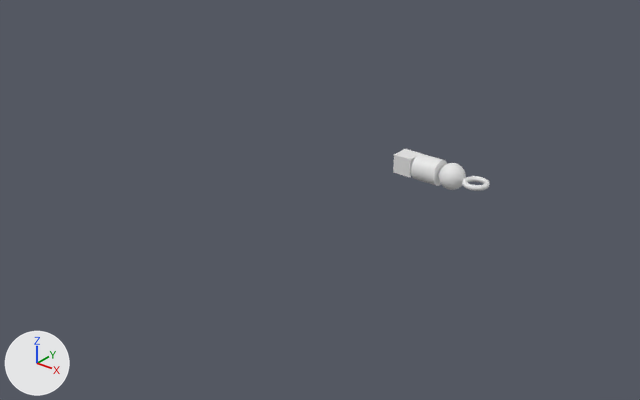
Two versions of the Blender file scenes/toxic-prefabs.blend, one commit apart.
The view is the same before and after, from a 50 mm lens placed at (27.0, -16.6, 13.6), pointed at (8.2, 6.9, -0.9). Every picture has the same lights, and +X, +Y and +Z are marked at lower left.

Objects in the first picture: 'Barrel', 'FixedRock', 'Player', 'PushableBall'.
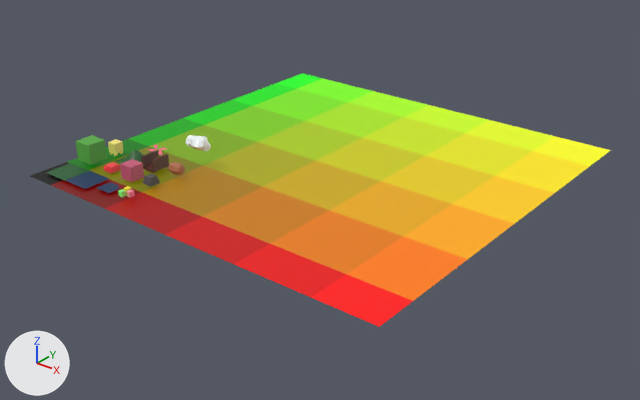
Location of each change, (x1, y1, x2, y2) in pixels of the pictures (640 x 400 px):
'Plane', added
    after: (30, 73, 611, 327)
'Barrel', reshaped, moved (51% narrower, 58% shorter)
    before: (411, 154, 447, 186)
    after: (168, 162, 185, 175)
'Player', reshaped, moved (14% narrower, 17% shorter)
    before: (393, 149, 421, 177)
    after: (120, 159, 144, 182)
'Tree', added
    after: (76, 135, 107, 165)
'PushableBall', deleted
    before: (439, 163, 466, 190)
'Bridge', added
    after: (141, 151, 169, 173)
'River_Straight', added
    after: (65, 171, 109, 189)
'Grass', added
    after: (46, 163, 90, 181)
'Cloud', added
    after: (186, 135, 211, 151)
'FixedRock', deleted
    before: (462, 176, 490, 191)
'Animal', added
    after: (108, 139, 123, 156)
'Hill', added
    after: (115, 150, 144, 163)
'Rock', added
    after: (143, 174, 160, 186)
'River_Bent', added
    after: (97, 182, 120, 193)
'Button', added
    after: (103, 162, 121, 174)
'Protesters', added
    after: (118, 186, 135, 198)
'Disposal', added
    after: (149, 144, 167, 155)
part 2 of me_cylinder, added
    after: (168, 162, 185, 175)
part 3 of me_cylinder, deleted
    before: (411, 154, 447, 186)

The change, as a diff of the scene's bpy script:
```diff
--- a/scenes/toxic-prefabs.blend.py
+++ b/scenes/toxic-prefabs.blend.py
@@ mat_vertex_color @@
+mat_vertex_color = bpy.data.materials.new('vertex_color')
+mat_vertex_color.use_nodes = True; mat_vertex_color.node_tree.nodes.clear()
+_N = mat_vertex_color.node_tree.nodes; _L = mat_vertex_color.node_tree.links
+n0 = _N.new('ShaderNodeOutputMaterial'); n0.name = 'Material Output'
+n1 = _N.new('ShaderNodeBsdfPrincipled'); n1.name = 'Principled BSDF'
+n1.distribution = 'GGX'
+n1.subsurface_method = 'BURLEY'
+n2 = _N.new('ShaderNodeVertexColor'); n2.name = 'Vertex Color'
+_L.new(n1.outputs[0], n0.inputs[0])  # 'BSDF' to 'Surface'
+_L.new(n2.outputs[0], n1.inputs[0])  # 'Color' to 'Base Color'
@@ mat_material_001 @@
+mat_material_001 = bpy.data.materials.new('Material.001')
+# nodes: BsdfPrincipled, CombineColor, Math, NewGeometry, OutputMaterial, SeparateXYZ
@@ me_cylinder @@
-me_cylinder.from_pydata(...)  # 64 vertices, 34 faces; spans x -0.5..0.5, y -0.5..0.5, z -0.5..0.5
+me_cylinder.from_pydata(...)  # 74 vertices, 72 faces; spans x -0.279..0.28, y -0.216..0.256, z -0.312..0.159
+# me_cylinder part 2: 74 vertices added at x -0.279..0.28, y -0.216..0.256, z -0.312..0.159
+# me_cylinder part 3: 64 vertices removed from x -0.5..0.5, y -0.5..0.5, z -0.5..0.5
+me_cylinder.materials.append(mat_vertex_color)
@@ me_cube @@
-me_cube.from_pydata(...)  # 8 vertices, 6 faces; spans x -0.375..0.375, y -0.375..0.375, z -0.375..0.375
+me_cube.from_pydata(...)  # 16 vertices, 12 faces; spans x -0.283..0.285, y -0.264..0.422, z -0.36..0.207
+# me_cube part 1: the whole mesh is rebuilt
+me_cube.materials.append(mat_vertex_color)
@@ me_plane @@
+me_plane.from_pydata([(-1.0, -1.0, 0.0), (1.0, -1.0, 0.0), (-1.0, 1.0, 0.0), (1.0, 1.0, 0.0)], [], [(0, 1, 3, 2)])
+me_plane.materials.append(mat_material_001)
@@ ob_pushableball @@
-ob_pushableball = bpy.data.objects.new('PushableBall', me_sphere)
@@ ob_barrel @@
 ob_barrel = bpy.data.objects.new('Barrel', me_cylinder)
-ob_barrel.location = (11.0, 10.0, 0.0)
+ob_barrel.location = (4.57, 3.11, 0.71)
@@ ob_player @@
 ob_player = bpy.data.objects.new('Player', me_cube)
-ob_player.location = (10.0, 10.0, 0.0)
+ob_player.location = (3.45, 1.99, 0.71)
@@ ob_fixedrock @@
-ob_fixedrock = bpy.data.objects.new('FixedRock', me_torus)
@@ ob_rock @@
+ob_rock = bpy.data.objects.new('Rock', me_cube_015)  # 8 vertices, 6 faces; spans x -0.218..0.218, y -0.218..0.218, z -0.218..0.059
+ob_rock.location = (4.51, 1.96, 0.68)
@@ ob_disposal @@
+ob_disposal = bpy.data.objects.new('Disposal', me_cube_014)  # 13 vertices, 4 faces; spans x -0.574..0.574, y -0.294..0.274, z 0.022..0.035
+ob_disposal.location = (2.32, 4.24, 0.41)
@@ ob_cloud @@
+ob_cloud = bpy.data.objects.new('Cloud', me_cube_013)  # 74 vertices, 72 faces; spans x -0.508..0.537, y -0.358..0.376, z 0.305..0.888
+ob_cloud.location = (4.57, 4.23, 0.71)
@@ ob_hill @@
+ob_hill = bpy.data.objects.new('Hill', me_cube_012)  # 41 vertices, 32 faces; spans x -0.563..0.563, y -0.563..0.563, z 0.022..0.449
+ob_hill.location = (2.32, 3.13, 0.34)
@@ ob_protesters @@
+ob_protesters = bpy.data.objects.new('Protesters', me_cube_011)  # a box spanning x -0.241..-0.054, y 0.009..0.196, z 0.093..0.28; a box spanning x 0.037..0.225, y -0.112..0.075, z 0.093..0.28; a box spanning x -0.191..-0.004, y -0.276..-0.089, z 0.093..0.28
+ob_protesters.location = (4.57, 0.86, 0.34)
@@ ob_river_bent @@
+ob_river_bent = bpy.data.objects.new('River_Bent', me_cube_008)  # 8 vertices, 3 faces; spans x -0.319..0.375, y -0.258..0.375, z 0.022
+ob_river_bent.location = (3.45, 0.86, 0.34)
@@ ob_river_straight @@
+ob_river_straight = bpy.data.objects.new('River_Straight', me_cube_007)  # 4 vertices, 1 face; spans x -0.574..0.574, y -0.555..0.555, z 0.022
+ob_river_straight.location = (2.32, 0.86, 0.34)
@@ ob_grass @@
+ob_grass = bpy.data.objects.new('Grass', me_cube_006)  # 4 vertices, 1 face; spans x -0.561..0.561, y -0.561..0.561, z 0.022
+ob_grass.location = (1.2, 0.86, 0.34)
@@ ob_bridge @@
+ob_bridge = bpy.data.objects.new('Bridge', me_cube_005)  # 36 vertices, 35 faces; spans x -0.314..0.309, y -0.375..0.375, z -0.34..0.181
+ob_bridge.location = (3.45, 3.11, 0.71)
@@ ob_animal @@
+ob_animal = bpy.data.objects.new('Animal', me_cube_004)  # a box spanning x -0.19..0.194, y -0.186..0.197, z -0.267..0.116; a box spanning x -0.157..-0.049, y 0.082..0.191, z -0.365..-0.257; a box spanning x -0.157..-0.049, y -0.185..-0.076, z -0.368..-0.26; a box spanning x 0.063..0.171, y 0.085..0.193, z -0.365..-0.257; a box spanning x 0.063..0.171, y -0.182..-0.074, z -0.368..-0.26; a box spanning x -0.045..0.064, y 0.171..0.28, z -0.189..-0.081
+ob_animal.location = (1.2, 3.11, 0.71)
@@ ob_button @@
+ob_button = bpy.data.objects.new('Button', me_cube_003)  # a box spanning x -0.215..0.215, y -0.215..0.215, z -0.372..-0.227; a box spanning x -0.185..0.185, y -0.185..0.185, z -0.282..-0.156
+ob_button.location = (2.32, 1.99, 0.71)
@@ ob_tree @@
+ob_tree = bpy.data.objects.new('Tree', me_cube_002)  # a box spanning x -0.375..0.375, y -0.371..0.379, z -0.218..0.532; a box spanning x -0.108..0.12, y -0.11..0.118, z -0.374..-0.145
+ob_tree.location = (1.2, 1.99, 0.71)
@@ ob_plane @@
+ob_plane = bpy.data.objects.new('Plane', me_plane)
+ob_plane.location = (8.04, 7.66, 0.27)
+ob_plane.scale = (7.8, 7.8, 7.8)
```
